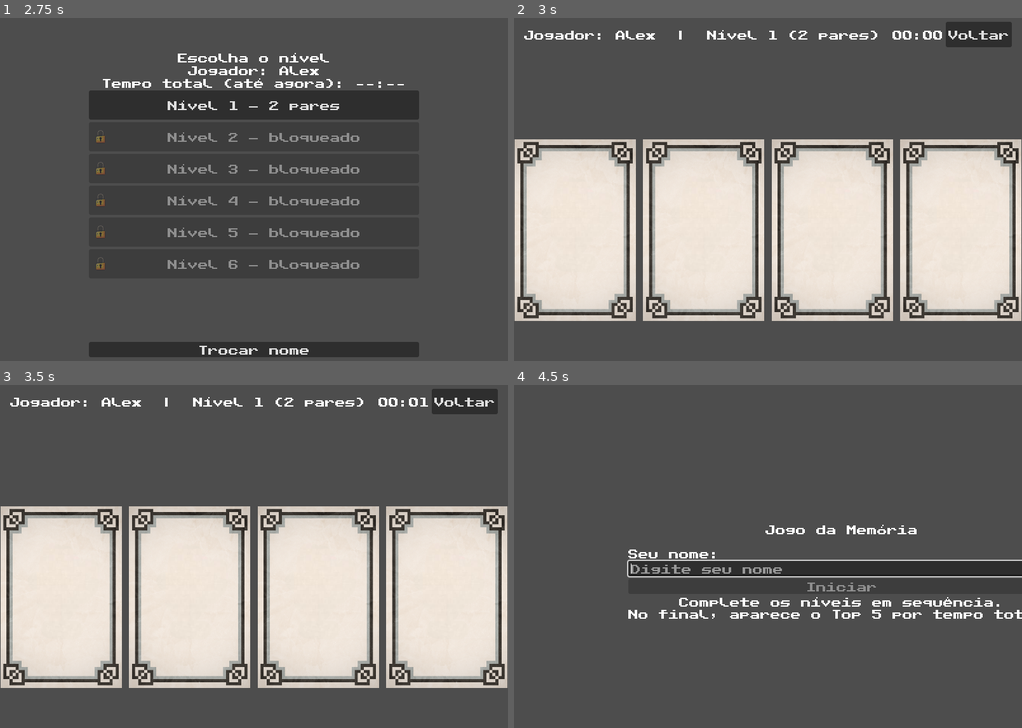
Above: before the commit, frames 1-4 (two rows, left to right).
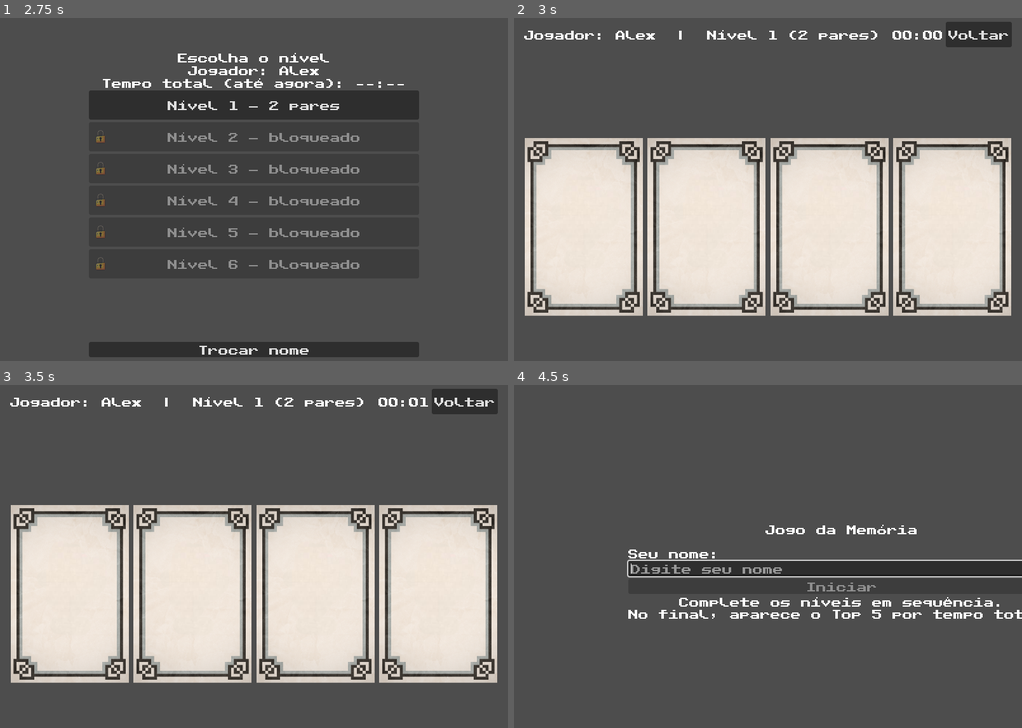
Above: after the commit, the same moments.

Repository: yaraalmeidaz/memory-game
Game: Godot game, scene res://scenes/StartScreen.tscn
Two runs of this game, one before a commit and one after it. Both use one fixed random seed, a clock stepped at 60 frames per second and the inputs below.
Inputs (mouse positions are in pixels of both pictures, inside the frame that each line leads up to):
- Up to frame 1 (2.75 s): click "Start" at 0.5 s; click (325, 203) at 1.27 s; type "Alex" at 1.35 s; click "Iniciar" at 2 s
- Up to frame 2 (3 s): click "Nível 1 — 2 pares" at 2.75 s
- Up to frame 3 (3.5 s): no input
- Up to frame 4 (4.5 s): click "Voltar" at 3.5 s; click "Trocar nome" at 4.25 s

Frame 1 is identical in both runs. In frame 2, 17% of the frame differs, in the area x 0-100%, y 35-89%; in frame 3, 17%; in frame 4, nothing differs.

Commit message:
Improve board layout: full rows + max card size

Diff:
--- a/memory-game/scripts/ui/GameScene.gd
+++ b/memory-game/scripts/ui/GameScene.gd
@@ -19,6 +19,8 @@
 
 const _CARD_BASE_SIZE: Vector2 = Vector2(725.0, 1102.0)
 const _PREFERRED_COLUMNS: Array[int] = [6, 5, 4, 3, 2]
+const _MARGIN_X: float = 16.0
+const _MARGIN_Y: float = 12.0
 
 func _ready() -> void:
 	overlay.visible = false
@@ -95,23 +97,31 @@
 
 	# layout
 	var vp: Vector2 = get_viewport_rect().size
-	var top_reserved: float = 80.0
+	var top_reserved: float = maxf(70.0, $TopBar.size.y + 10.0)
 	var area_w: float = vp.x
 	var area_h: float = vp.y - top_reserved
-	var columns: int = _choose_columns(deck.size())
+	# gap adaptativo: mantém “respiro” mas usa bem a tela
+	var gap: float = clampf(minf(vp.x, vp.y) * 0.010, 4.0, 12.0)
+	var columns: int = _choose_columns(deck.size(), vp, top_reserved, gap)
 	var rows: int = int(ceil(float(deck.size()) / float(columns)))
 
-	var base_size: Vector2 = Vector2(725.0, 1102.0)
-	var gap: float = 10.0
-	var scale_x: float = (area_w - gap * float(columns - 1)) / (base_size.x * float(columns))
-	var scale_y: float = (area_h - gap * float(rows - 1)) / (base_size.y * float(rows))
-	var s: float = clampf(minf(scale_x, scale_y), 0.06, 0.30)
+	var base_size: Vector2 = _CARD_BASE_SIZE
+
+	var usable_w: float = maxf(1.0, area_w - 2.0 * _MARGIN_X - gap * float(columns - 1))
+	var usable_h: float = maxf(1.0, area_h - 2.0 * _MARGIN_Y - gap * float(rows - 1))
+
+	var scale_x: float = usable_w / (base_size.x * float(columns))
+	var scale_y: float = usable_h / (base_size.y * float(rows))
+	var s: float = clampf(minf(scale_x, scale_y), 0.06, 0.65)
 
 	var card_w: float = base_size.x * s
 	var card_h: float = base_size.y * s
 	var grid_w: float = float(columns) * card_w + float(columns - 1) * gap
 	var grid_h: float = float(rows) * card_h + float(rows - 1) * gap
-	var origin: Vector2 = Vector2((vp.x - grid_w) * 0.5, top_reserved + (area_h - grid_h) * 0.5)
+	var origin: Vector2 = Vector2(
+		_MARGIN_X + (area_w - 2.0 * _MARGIN_X - grid_w) * 0.5,
+		top_reserved + _MARGIN_Y + (area_h - 2.0 * _MARGIN_Y - grid_h) * 0.5
+	)
 
 	for i in deck.size():
 		var card := CARD_SCENE.instantiate() as Card
@@ -127,26 +137,61 @@
 		card.position = Vector2(x, y)
 
 
-func _choose_columns(card_count: int) -> int:
-	# Mantém um padrão por linha e tenta evitar última linha incompleta.
-	# Preferências: 6,5,4,3,2 (nessa ordem).
+func _choose_columns(card_count: int, vp: Vector2, top_reserved: float, gap: float) -> int:
+	# Escolhe o número de colunas que maximiza o tamanho das cartas (usa mais a largura).
+	# Regra principal: tentar manter a mesma quantidade de cartas por linha, evitando
+	# última linha incompleta (ou seja, preferir grids sem sobras) quando possível.
+	var area_w: float = vp.x
+	var area_h: float = vp.y - top_reserved
+	var base_size: Vector2 = _CARD_BASE_SIZE
+
+	var candidates_no_remainder: Array[int] = []
 	for c in _PREFERRED_COLUMNS:
+		if c > 0 and card_count % c == 0:
+			candidates_no_remainder.append(c)
+	# Se não houver nenhum divisor dentro dos preferidos, tenta outros divisores (limitados)
+	# para ainda conseguir um grid completo sem explodir o número de colunas.
+	if candidates_no_remainder.is_empty():
+		var max_c: int = min(card_count, 8)
+		for c in range(2, max_c + 1):
+			if card_count % c == 0 and not _PREFERRED_COLUMNS.has(c):
+				candidates_no_remainder.append(c)
+
+	var candidates: Array[int]
+	var enforce_full_rows := false
+	if not candidates_no_remainder.is_empty():
+		candidates = candidates_no_remainder
+		enforce_full_rows = true
+	else:
+		candidates = _PREFERRED_COLUMNS
+
+	var best_c: int = candidates[0] if candidates.size() > 0 else 4
+	var best_score: float = -999999.0
+
+	for c in candidates:
 		if c <= 0:
 			continue
-		if card_count % c == 0:
-			return c
-
-	# Se não der para dividir perfeito, escolhe a opção com menos espaços vazios.
-	var best_c := 4
-	var best_empty := 999999
-	for c in _PREFERRED_COLUMNS:
-		if c <= 0:
-			continue
-		var rows := int(ceil(float(card_count) / float(c)))
-		var empty := rows * c - card_count
-		if empty < best_empty:
-			best_empty = empty
+		var rows: int = int(ceil(float(card_count) / float(c)))
+		var empty: int = rows * c - card_count
+
+		var usable_w: float = maxf(1.0, area_w - 2.0 * _MARGIN_X - gap * float(c - 1))
+		var usable_h: float = maxf(1.0, area_h - 2.0 * _MARGIN_Y - gap * float(rows - 1))
+		var scale_x: float = usable_w / (base_size.x * float(c))
+		var scale_y: float = usable_h / (base_size.y * float(rows))
+		var raw_s: float = minf(scale_x, scale_y)
+
+		var score: float = raw_s
+		if not enforce_full_rows:
+			# Quando não dá para evitar sobras, penaliza buracos (prioridade ainda é carta maior).
+			score -= float(empty) * 0.003
+			# Leve bônus quando não há buracos.
+			if empty == 0:
+				score += 0.002
+
+		if score > best_score:
+			best_score = score
 			best_c = c
+
 	return best_c
 
 func _on_card_pressed(card: Card) -> void:
